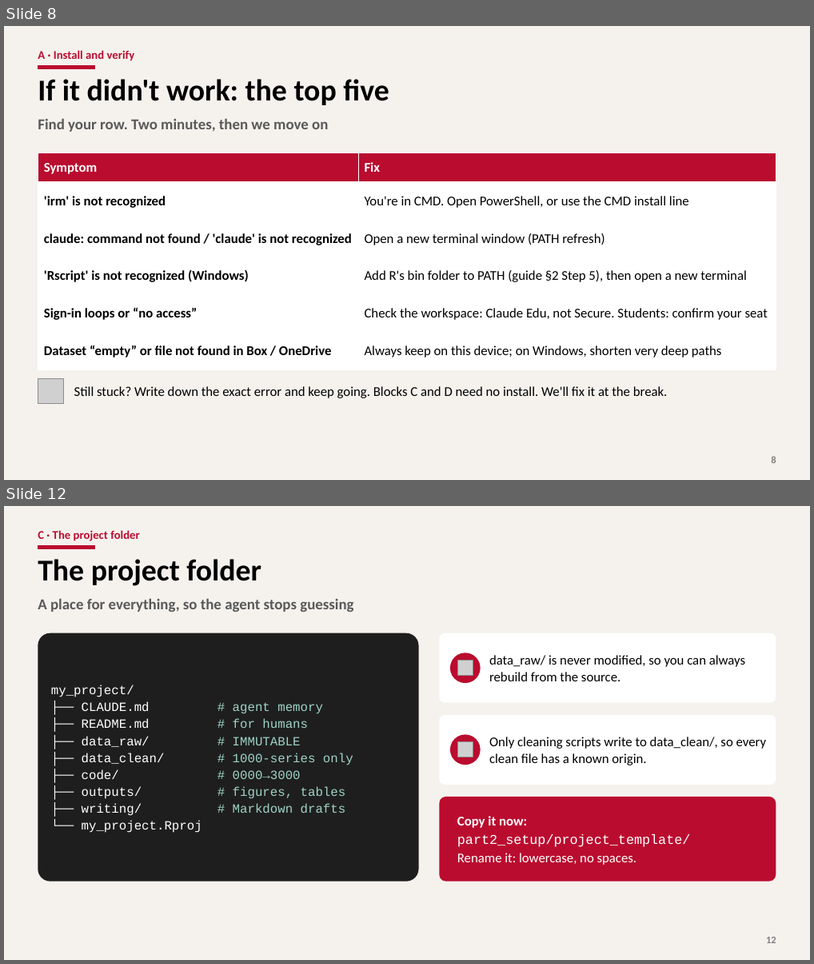
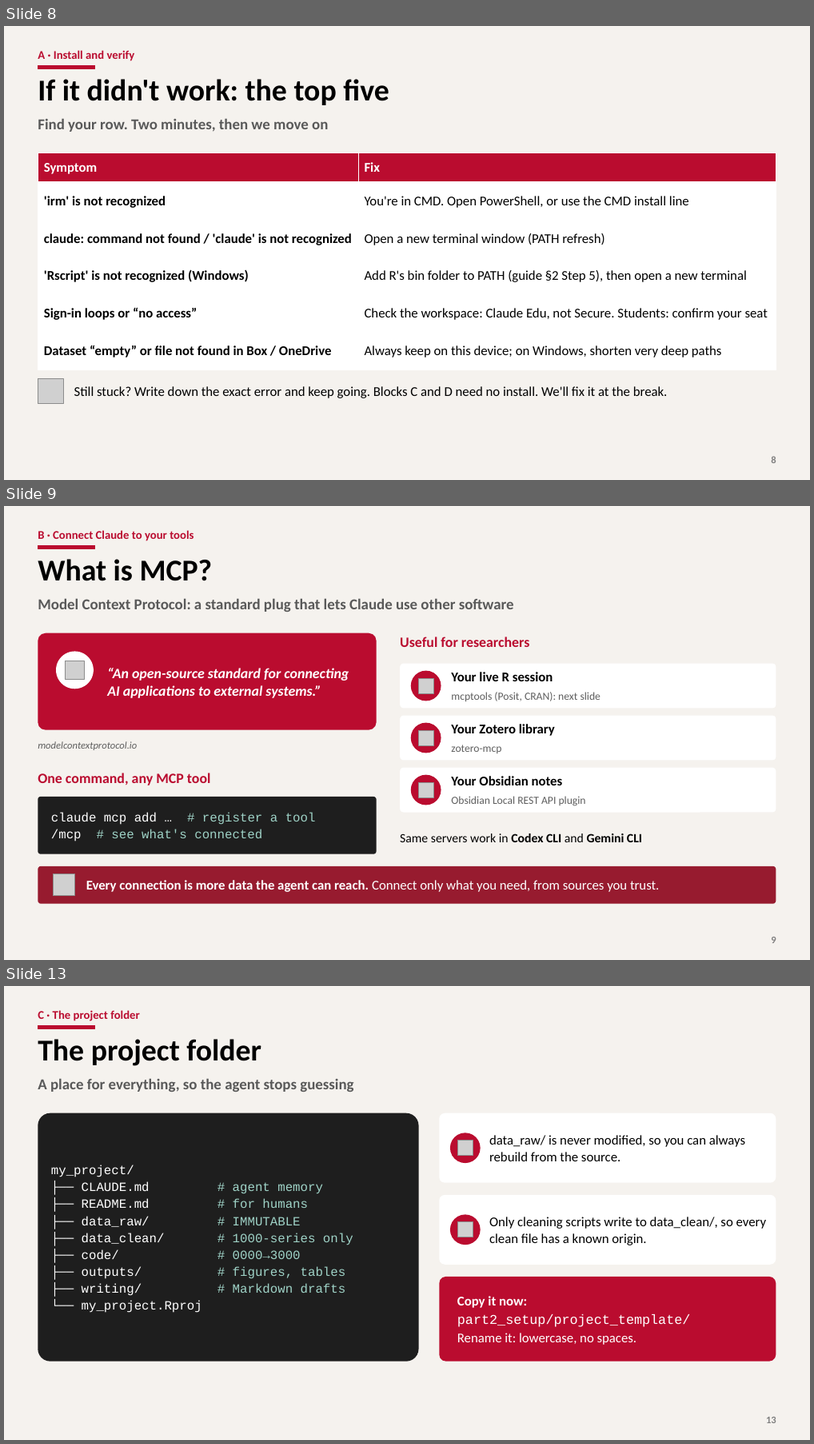
Before and after one commit to YungChun0303/ai_workshop_edu, a slide deck: part2_setup/slides/part2_setup.pptx. Shown one above the other, each under a label of ours: slides 8 and 12 before the commit, slides 8, 9 and 13 after it; the slides between them are not shown. The pictures are 814x964 and 814x1444 pixels, drawn with LibreOffice and Linux fonts; fonts in the diff are those of the drawing; grey boxes stand for pictures; background and template pictures are left out. Boxes give left, top, right and bottom in pixels: in the first picture for what was removed or moved away, otherwise in the second. Text is boxed around its words. In the diff, an @@ line names an element or a change of style, - is before the commit and + after.

```diff
--- a/part2_setup/slides/part2_setup.pptx
+++ b/part2_setup/slides/part2_setup.pptx
@@ slide 9 added at bbox=[4, 506, 810, 960], background #F5F2EE; not listed: 1 template element that a slide beside it also shows @@
@@ text added at bbox=[38, 530, 194, 541], 14 pt, text #BA0C2F, bold @@
+B · Connect Claude to your tools
@@ title added at bbox=[38, 559, 213, 581], 36 pt, text #000000, bold @@
+What is MCP?
@@ text added at bbox=[38, 598, 514, 612], 18 pt, text #595959, bold @@
+Model Context Protocol: a standard plug that lets Claude use other software
@@ rounded rectangle added at bbox=[38, 633, 377, 730], fill #BA0C2F @@
@@ text added at bbox=[400, 636, 530, 647], 17 pt, text #BA0C2F, bold @@
+Useful for researchers
@@ ellipse added at bbox=[56, 651, 94, 688], fill #FFFFFF @@
@@ picture added at bbox=[65, 660, 84, 679] @@
@@ text added at bbox=[107, 668, 349, 698], 17 pt, text #FFFFFF, bold, italic @@
+“An open-source standard for connecting AI applications to external systems.”
@@ rounded rectangle added at bbox=[400, 664, 777, 708], fill #FFFFFF @@
@@ ellipse added at bbox=[411, 671, 442, 700], fill #BA0C2F @@
@@ text added at bbox=[451, 672, 554, 681], 16 pt, text #000000, bold @@
+Your live R session
@@ picture added at bbox=[419, 679, 434, 693] @@
@@ text added at bbox=[451, 692, 602, 701], 13 pt, text #5F5F5F @@
+mcptools (Posit, CRAN): next slide
@@ rounded rectangle added at bbox=[400, 716, 777, 760], fill #FFFFFF @@
@@ text added at bbox=[38, 741, 137, 750], 12 pt, text #5F5F5F, italic @@
+modelcontextprotocol.io
@@ ellipse added at bbox=[411, 723, 442, 753], fill #BA0C2F @@
@@ picture added at bbox=[419, 731, 434, 745] @@
@@ text added at bbox=[451, 724, 555, 736], 16 pt, text #000000, bold @@
+Your Zotero library
@@ text added at bbox=[451, 744, 502, 753], 13 pt, text #5F5F5F @@
+zotero-mcp
@@ rounded rectangle added at bbox=[400, 768, 777, 812], fill #FFFFFF @@
@@ text added at bbox=[38, 772, 211, 785], 17 pt, text #BA0C2F, bold @@
+One command, any MCP tool
@@ ellipse added at bbox=[411, 775, 442, 805], fill #BA0C2F @@
@@ picture added at bbox=[419, 783, 434, 797] @@
@@ text added at bbox=[451, 776, 563, 785], 16 pt, text #000000, bold @@
+Your Obsidian notes
@@ rounded rectangle added at bbox=[38, 796, 377, 854], fill #1E1E1E @@
@@ text added at bbox=[51, 812, 316, 841], 15 pt, text #9FD3C7 @@
+claude mcp add … # register a tool
+/mcp # see what's connected
@@ text added at bbox=[451, 796, 586, 806], 13 pt, text #5F5F5F @@
+Obsidian Local REST API plugin
@@ text added at bbox=[400, 833, 642, 842], 15 pt, text #000000 @@
+Same servers work in Codex CLI and Gemini CLI
@@ rounded rectangle added at bbox=[38, 866, 777, 904], fill #971B2F @@
@@ picture added at bbox=[53, 874, 74, 896] @@
@@ text added at bbox=[86, 880, 659, 892], 16 pt, text #FFFFFF @@
+Every connection is more data the agent can reach. Connect only what you need, from sources you trust.
@@ page number added at bbox=[771, 936, 776, 943], 12 pt, text #808080, bold @@
+9
@@ what was slide 12 is now slide 13 @@
```
Also in this commit, not shown: 3 slides changed, 3 other files.
